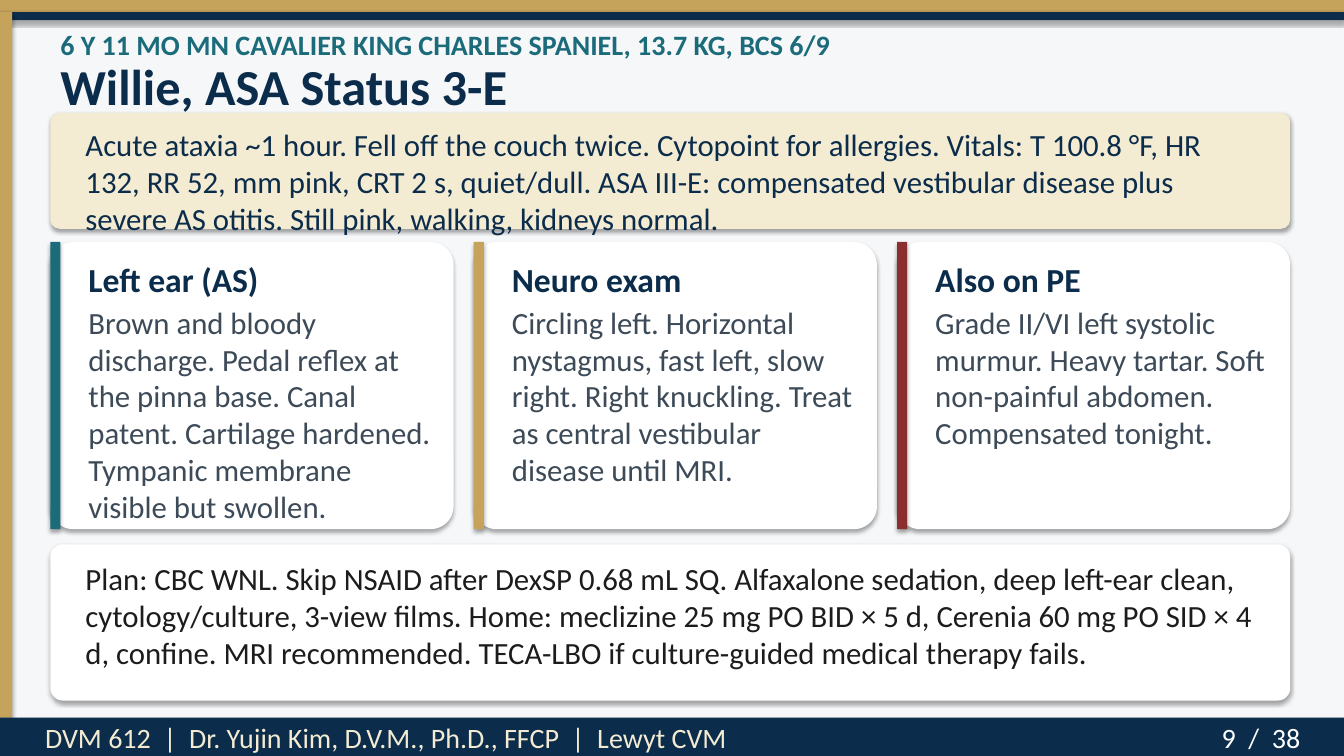
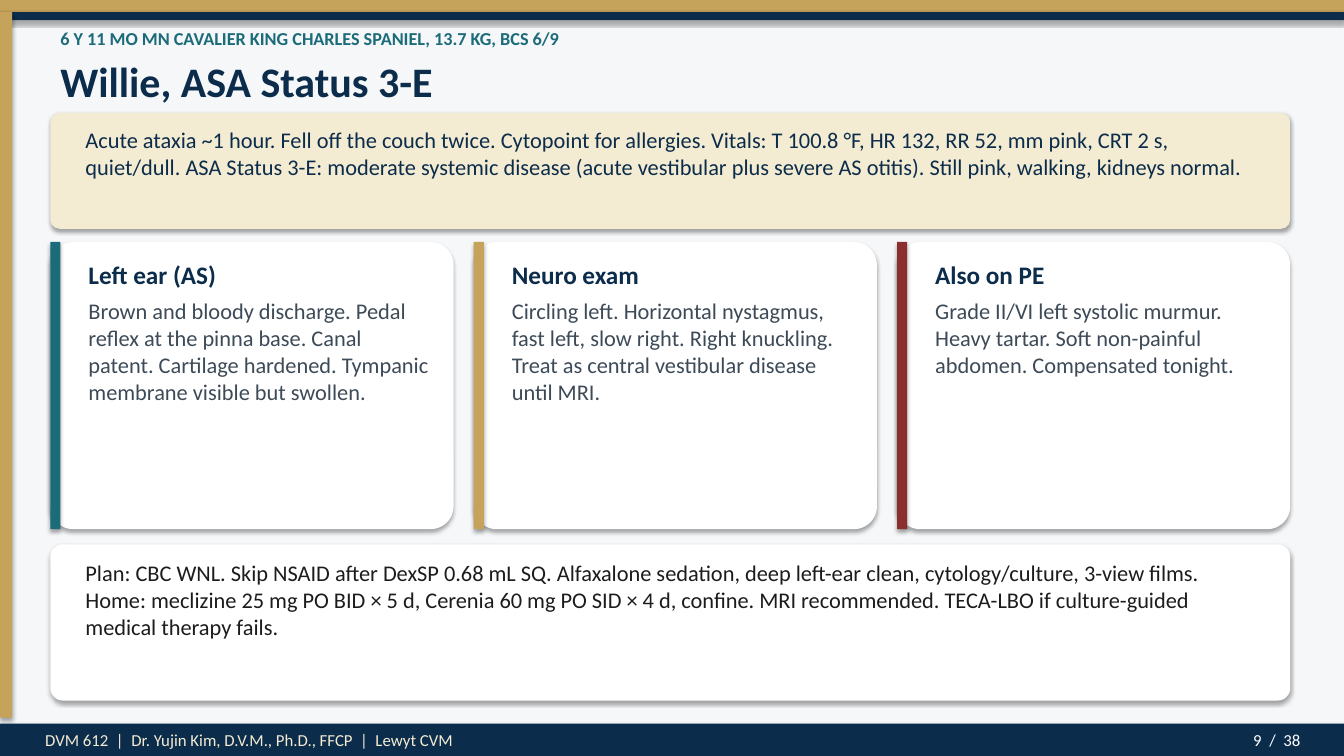
Before and after one commit to drkimvet/happycare, a slide deck: slide 9 of lectures/DVM-612_Week4_Preop_PatientPrep_Postop.pptx. Drawn at 1344x756 pixels with LibreOffice and Linux fonts; fonts in the diff are those of the drawing. Boxes give left, top, right and bottom in pixels: in the first picture for what was removed or moved away, otherwise in the second. Text is boxed around its words. In the diff, an @@ line names an element or a change of style, - is before the commit and + after.

```diff
--- a/lectures/DVM-612_Week4_Preop_PatientPrep_Postop.pptx
+++ b/lectures/DVM-612_Week4_Preop_PatientPrep_Postop.pptx
@@ text "6 Y 11 MO MN ..." at [60,32,559,47]: size 20 to 13 pt @@
@@ text "Willie, ASA Status 3-E" at [60,67,433,103]: size 36 to 30 pt @@
@@ text at [85,132,1241,179]: text changed; size 22 to 16 pt @@
-Acute ataxia ~1 hour. Fell off the couch twice. Cytopoint for allergies. Vitals: T 100.8 °F, HR 132, RR 52, mm pink, CRT 2 s, quiet/dull. ASA III-E: compensated vestibular disease plus severe AS otitis. Still pink, walking, kidneys normal.
+Acute ataxia ~1 hour. Fell off the couch twice. Cytopoint for allergies. Vitals: T 100.8 °F, HR 132, RR 52, mm pink, CRT 2 s, quiet/dull. ASA Status 3-E: moderate systemic disease (acute vestibular plus severe AS otitis). Still pink, walking, kidneys normal.
@@ size 24 to 18 pt in 3 elements at [88,265,216,288], [512,267,638,284], [935,266,1045,285] @@
@@ size 22 to 16 pt in 4 elements at [85,565,1198,639], [88,303,429,400], [512,303,833,400], [935,303,1234,377] @@
@@ rectangle: place and size @@
-rectangle at [0,718,1344,756]
+rectangle at [0,724,1344,756]
@@ text "DVM 612 | Dr. Yujin ..." at [45,734,453,749]: size 20 to 12 pt @@
@@ text "9 / 38" at [1253,734,1300,746]: size 20 to 12 pt @@
```
Also in this commit, not shown: 37 other slides changed, 2 other files.
